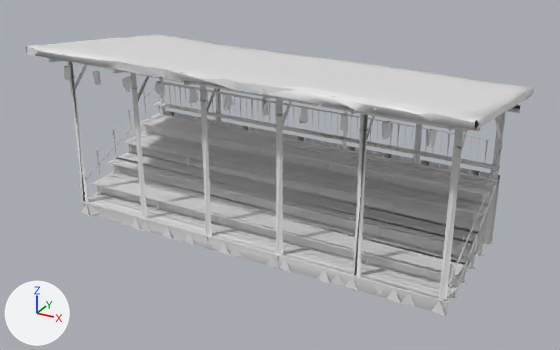
A saved change to the glTF model game/assets/props/SM_Grandstand_Wood.glb.
One viewpoint serves both versions: a 50 mm lens placed at (10.29, -19.09, 11.13), pointed at (0.3, -0.92, 2.05). Lighting does not change. The marker at lower left points along +X, +Y and +Z. The picture after the commit comes second. Vertices at exactly the same position are counted once.

Names of what the first picture shows: 'SM_Grandstand_Wood'.
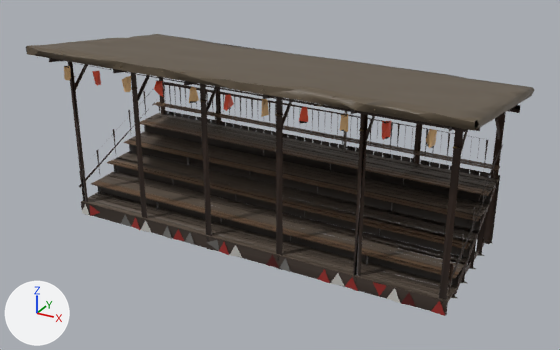
Edits to the bpy script that builds the scene:
```text
Change mat_x_prop:
    add n2 = _N.new('ShaderNodeMix'); n2.name = 'Mix'
    add n2.data_type = 'RGBA'
    add n2.blend_type = 'MULTIPLY'
    add n2.inputs[0].default_value = 1.0  # 'Factor'
    add n2.inputs[7].default_value = (0.8, 0.8, 0.8, 1.0)  # 'B', white #e7e7e7
    add n3 = _N.new('ShaderNodeVertexColor'); n3.name = 'Color Attribute'
    where n0 = _N.new('ShaderNodeBsdfPrincipled'); n0.name = 'Principled BSDF'
    add _L.new(n2.outputs[2], n0.inputs[0])  # 'Result' to 'Base Color'
    add _L.new(n3.outputs[0], n2.inputs[6])  # 'Color' to 'A'
Change me_sm_grandstand_wood_001:
    where me_sm_grandstand_wood_001.from_pydata(...)  # 1986 vertices, 2022 faces; spans x -6.53..6.53, y -3.79..2.4, z -0.02..5.69
    used by ob_sm_grandstand_wood; location = (0.0, 0.0, 0.0)
    me_sm_grandstand_wood_001 part 1: vertex colours changed
```

Pixel boxes (x1, y1, x2, y2) of what changed, in the pictures (560 x 350 px):
'SM_Grandstand_Wood', recoloured (darker): (26, 34, 534, 316) in both
